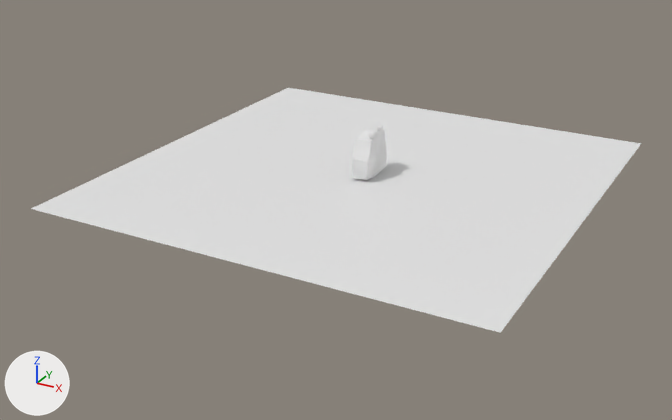
The glTF model assets/lowpolybennybean.glb, before and after one commit.
Both versions are drawn from a 50 mm lens placed at (17.6, -34.4, 15.2), pointed at (-0.5, -1.5, -1.3). The lights are fixed; the arrows at lower left show +X, +Y and +Z. Where no turn or scale is listed for an object, it has been applied to the vertices.

Objects in the first picture: 'Body', 'Plane'.
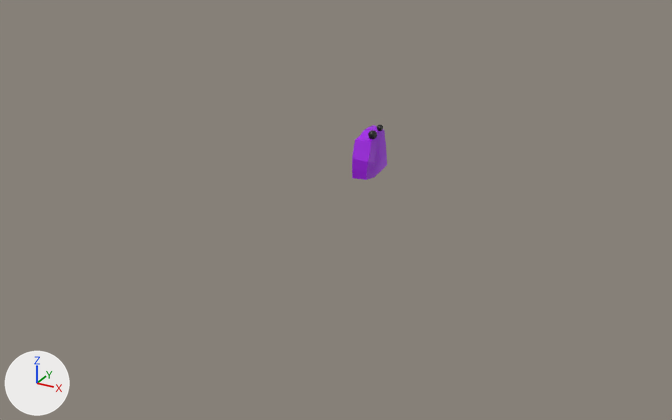
Boxes (x1, y1, x2, y2) around the edits, measured in the pictures (672 x 420 px):
'Plane', deleted
    before: (31, 88, 641, 333)
'Body', recoloured (white to purple)
    both: (352, 125, 387, 180)

The change, as a diff of the scene's bpy script:
```diff
--- a/assets/lowpolybennybean.glb.py
+++ b/assets/lowpolybennybean.glb.py
@@ mat_material @@
+mat_material = principled_material('Material')
+mat_material.base_color = (0.367, 0.00815, 0.8)  # purple #a316e7
@@ me_plane @@
 me_plane.from_pydata(...)  # 50 vertices, 96 faces; spans x 0.0..0.84, y -1.0..1.07, z 0.01..2.06
+me_plane.materials.append(mat_material)  # purple #a316e7
@@ ob_plane @@
-ob_plane = bpy.data.objects.new('Plane', me_plane_001)
-ob_plane.location = (0.0, 0.0, 0.0)
```
